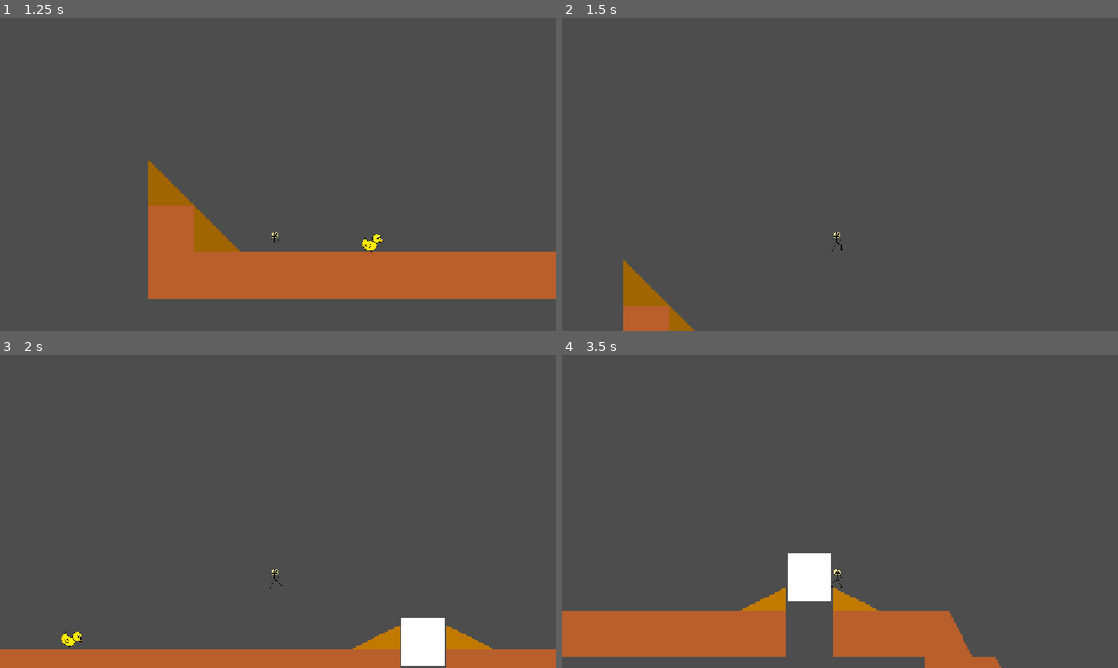
Above: before the commit, frames 1-4 (two rows, left to right).
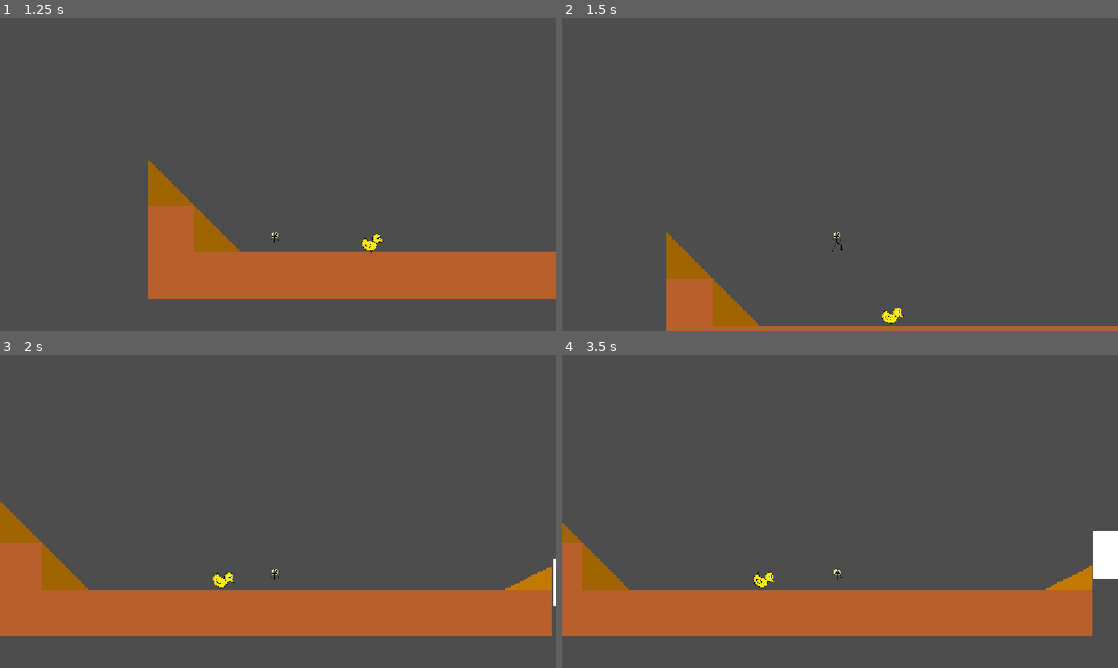
Above: after the commit, the same moments.

Repository: Mareruma/Bounce-Back
Game: Godot game, scene res://Scenes/game.tscn
Two runs of this game, one before a commit and one after it. Both use one fixed random seed, a clock stepped at 60 frames per second and the inputs below.
Inputs:
- Up to frame 1 (1.25 s): click "Start" at 0.5 s
- Up to frame 2 (1.5 s): tap Enter (ui_accept) at 1.25 s; hold Right (ui_right) from 1.28 s (still down); tap F (kick) at 1.35 s
- Up to frame 3 (2 s): keep holding Right (ui_right); tap Enter (ui_accept) at 1.52 s
- Up to frame 4 (3.5 s): tap F (kick) at 2.1, 2.85 s; tap Enter (ui_accept) at 2.27 s; release Right (ui_right) at 2.78 s; hold Left (ui_left) from 2.78 s (still down)

Frame 1 is identical in both runs. In frame 2, 5.1% of the frame differs, in the area x 11-100%, y 68-100%; in frame 3, 24%, in the area x 0-100%, y 46-100%; in frame 4, 17%.

Commit message:
tuned hitboxes

Diff:
--- a/Scenes/player.tscn
+++ b/Scenes/player.tscn
@@ -25,7 +25,7 @@
 "duration": 1.0,
 "texture": ExtResource("4_f1ek2")
 }],
-"loop": 1,
+"loop": 0,
 "name": &"Kick",
 "speed": 5.0
 }, {
@@ -49,7 +49,7 @@
 height = 14.0
 
 [sub_resource type="RectangleShape2D" id="RectangleShape2D_tx1dd"]
-size = Vector2(14, 12)
+size = Vector2(12, 12)
 
 [node name="Player" type="CharacterBody2D" unique_id=872753299]
 position = Vector2(2, 3)
@@ -59,7 +59,7 @@
 position = Vector2(-2, -3)
 scale = Vector2(0.26367188, 0.26220703)
 sprite_frames = SubResource("SpriteFrames_wp5od")
-animation = &"Idle"
+animation = &"Kick"
 
 [node name="CollisionShape2D" type="CollisionShape2D" parent="." unique_id=2124131111]
 position = Vector2(-2, -3)
--- a/Scripts/player.gd
+++ b/Scripts/player.gd
@@ -1,7 +1,6 @@
 extends CharacterBody2D
-const SPEED = 300.0
-const JUMP_VELOCITY = -400.0
-
+const SPEED = 150.0
+const JUMP_VELOCITY = -320.0
 @export var kick_force := 400.0
 @export var kick_range_offset := 5.0
 #KickArea sprite
@@ -31,7 +30,7 @@
 func kick_up():
 	for body in kick_area.get_overlapping_bodies():
 		if body is RigidBody2D:
-			var direction = Vector2(facing_direction*0.1, -2).normalized()
+			var direction = Vector2(facing_direction*0.15, -2).normalized()
 			body.apply_central_impulse(direction * kick_force)
 
 func _physics_process(delta: float) -> void:
@@ -89,6 +88,7 @@
 	is_kicking = true
 	anim_sprite.play("Kick")
 	await anim_sprite.animation_finished
+	print("hi mom")
 	anim_sprite.play("Idle")
 
 func update_animation(direction: float) -> void:
